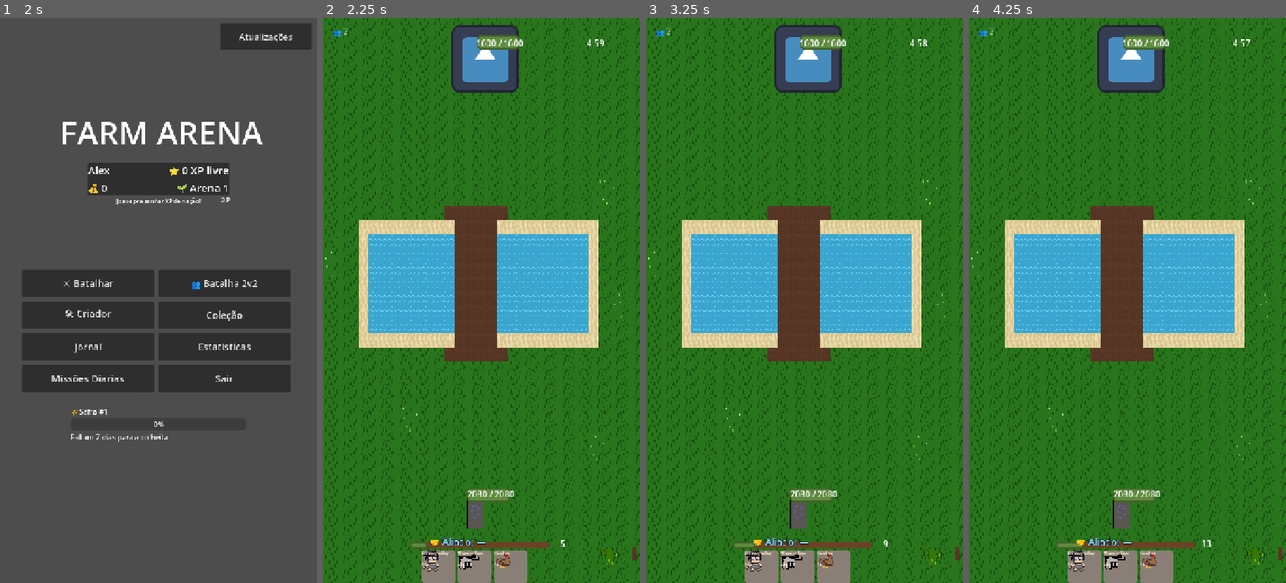
Above: before the commit, frames 1-4 (left to right).
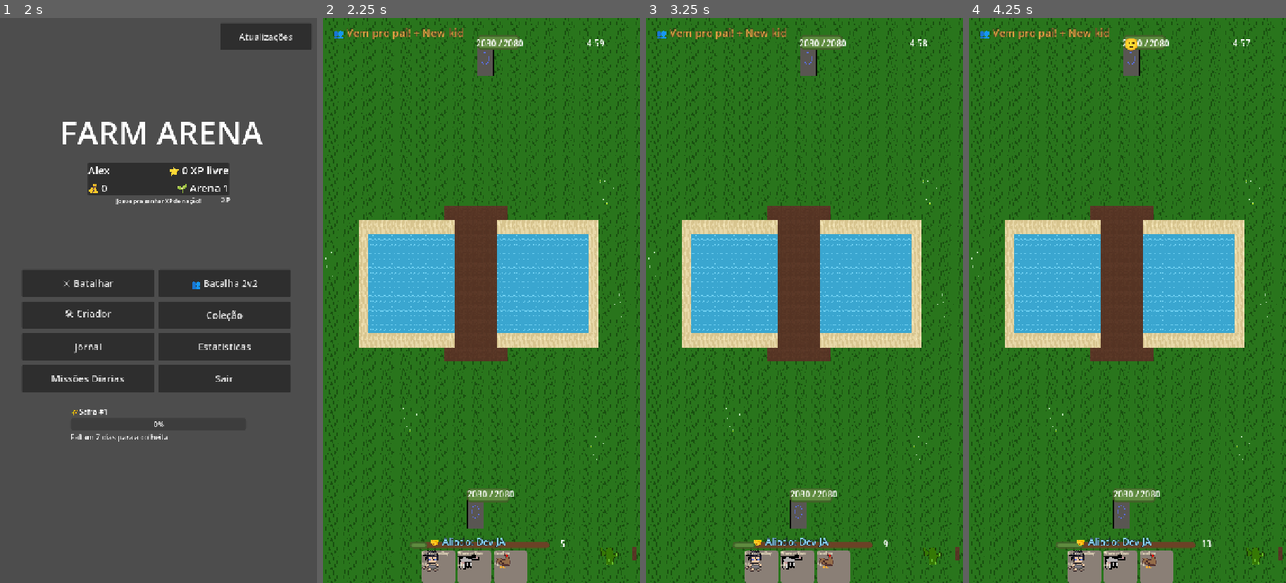
Above: after the commit, the same moments.

Repository: Generadevde/farmarena
Game: Godot game, scene res://Scenes/profile_setup.tscn
The game is run twice, just before and just after one commit, with the same random seed, the same clock (stepped at 60 frames per second) and the same inputs. The engine's default icon, where the game draws it, is replaced by a stand-in: a white triangle on a blue panel in a dark square.
Inputs (mouse positions are in pixels of both pictures, inside the frame that each line leads up to):
- Up to frame 1 (2 s): click (148, 362) at 0.52 s; type "Alex" at 0.6 s; click "Criar" at 1.25 s
- Up to frame 2 (2.25 s): click "👥 Batalha 2v2" at 2 s
- Up to frame 3 (3.25 s): tap Enter at 2.75 s; move the mouse to (874, 272) at 2.77 s; click (874, 272) at 2.92 s
- Up to frame 4 (4.25 s): tap Space at 3.5 s; drag from (1064, 328) to (1121, 515) at 3.52 s

Frame 1 is identical in both runs. In frame 2, 2.6% of the frame differs, in the area x 3-62%, y 1-94%; in frame 3, 2.6%; in frame 4, 2.7%.
Error before the commit: Invalid assignment of property or key 'deck' with value of type 'Array' on a base object of type 'Resource (AIProfile)'. (res://AI/bot_learning.gd:170)

Commit message:
Corrige bot sem deck (não jogava carta e ficava com base genérica); custo 0-100; desenho em tela própria; todas as habilidades no Criador
Co-Authored-By: Claude Opus 5.5 <noreply@anthropic.com>
Claude-Session: https://claude.ai/code/session_01F2c9wwKpd4XWAaAeM55Dzi

Diff:
--- a/AI/battle_brain.gd
+++ b/AI/battle_brain.gd
@@ -18,8 +18,9 @@
 
 static var debug_log := false  # ligado só pelo teste automático do GitHub (ci/)
 
-const MIN_THREAT_PRESSURE = 0.8      # abaixo disso não é ameaça, é unidade perdida
-const SERIOUS_THREAT_PRESSURE = 4.0  # "ataque de verdade" -- vale gastar pesado
+# pressão é medida na escala de custo do jogo (0-100)
+const MIN_THREAT_PRESSURE = 8.0      # abaixo disso não é ameaça, é unidade perdida
+const SERIOUS_THREAT_PRESSURE = 40.0  # "ataque de verdade" -- vale gastar pesado
 const SPELL_VALUE_RATIO = 0.9        # feitiço só sai se gerar >= 90% do próprio custo em valor
 const OFFENSIVE_SPELL_VALUE_RATIO = 1.15  # sem ameaça, exige mais (não é urgente)
 
@@ -133,7 +134,7 @@
 				var max_hp = body.max_hp if "max_hp" in body else 1000
 				var hp = body.hp if "hp" in body else max_hp
 				# vale MUITO se finaliza; senão vale pouco
-				value += 50.0 if base_dmg >= hp else base_dmg / 60.0
+				value += 500.0 if base_dmg >= hp else base_dmg / 6.0
 			continue
 		if !is_unit(body):
 			continue
@@ -229,7 +230,7 @@
 				if card.spell_data != null:
 					var sup = best_spell_target(tree, card.spell_data, my_team)
 					if sup["value"] >= card.cost * SPELL_VALUE_RATIO:
-						score = sup["value"] - card.cost * 0.5
+						score = (sup["value"] - card.cost * 0.5) / 10.0
 						pos = sup["pos"]
 					else:
 						continue
@@ -242,7 +243,7 @@
 				v = max(v, v2)
 				if v < card.cost * SPELL_VALUE_RATIO:
 					continue
-				score = v * 1.3 - card.cost * 0.4
+				score = (v * 1.3 - card.cost * 0.4) / 10.0
 		else:
 			if !_card_threat_fit(card, threats):
 				continue
@@ -258,8 +259,8 @@
 				score += 1.0  # puxa a ameaça pra longe da base
 			# custo coerente com o tamanho do ataque: nem mandar a carta
 			# mais cara contra 1 enxamezinho, nem mandar 1 elixir contra tanque
-			var ideal_cost = clamp(threats["pressure"] * 0.9, 1.5, 8.0)
-			score -= abs(card.cost - ideal_cost) * 0.45
+			var ideal_cost = clamp(threats["pressure"] * 0.9, 15.0, 80.0)
+			score -= abs(card.cost - ideal_cost) * 0.045
 			if serious:
 				score += DeckBuilder.get_unit_stats(card).hp / 400.0 if stats != null else 0.0
 			pos = defensive_position(card, stats, primary, my_team, tree, spawn_area, battle)
--- a/AI/bot_learning.gd
+++ b/AI/bot_learning.gd
@@ -167,7 +167,7 @@
 				known_paths.append(card.resource_path)
 		data["known_card_paths"] = known_paths
 		profile.known_cards = _load_deck(known_paths)
-		profile.deck = []  # força remontar com o estilo novo logo abaixo
+		profile.deck.clear()  # força remontar com o estilo novo logo abaixo (lista tipada: clear, não = [])
 		data.erase("favorite_card_path")
 		known_changed = true
 
--- a/AI/deck_builder.gd
+++ b/AI/deck_builder.gd
@@ -106,12 +106,13 @@
 
 
 static func _curve_score(cost: int, curve: int) -> float:
+	var c = cost / 10.0  # custo do jogo vai de 0 a 100
 	match curve:
 		CURVE_CHEAP:
-			return 2.0 - abs(cost - 2.5) * 0.6
+			return 2.0 - abs(c - 2.5) * 0.6
 		CURVE_HEAVY:
-			return 2.0 - abs(cost - 5.5) * 0.5
-	return 2.0 - abs(cost - 4.0) * 0.5
+			return 2.0 - abs(c - 5.5) * 0.5
+	return 2.0 - abs(c - 4.0) * 0.5
 
 
 # quanto essa carta "combina" com o estilo do bot e com o que já foi escolhido
--- a/creator/card_generator.gd
+++ b/creator/card_generator.gd
@@ -57,7 +57,7 @@
 
 	var is_spell = (kind == 2) or (kind == 0 and rng.randf() < 0.18)
 	if cost <= 0:
-		cost = rng.randi_range(1, 7)
+		cost = rng.randi_range(2, 14) * 5  # 10 a 70, igual às cartas do jogo
 	if role < 0:
 		role = rng.randi() % CardData.CardRole.size()
 		if is_spell and !(role in [CardData.CardRole.PUNICAO, CardData.CardRole.CONTROLE, CardData.CardRole.SUPORTE, CardData.CardRole.FINALIZADOR]):
@@ -72,16 +72,17 @@
 
 	if is_spell:
 		_fill_spell(pack["spell"], role, cost, rng)
-		card.danger_level = clamp(cost + 1, 1, 10)
+		card.danger_level = clamp(int(cost / 10.0) + 1, 1, 10)
 		card.description = "Feitiço gerado aleatoriamente."
 	else:
 		_fill_unit(pack["stats"], role, cost, rng)
-		card.danger_level = clamp(int(cost * 1.2 + rng.randi_range(-1, 1)), 1, 10)
+		card.danger_level = clamp(int(cost / 10.0 * 1.2 + rng.randi_range(-1, 1)), 1, 10)
 		card.description = "Carta gerada aleatoriamente. Categoria: %s." % CardData.role_name(role)
 	return pack
 
 
 static func _fill_spell(sp: SpellData, role: int, cost: int, rng: RandomNumberGenerator):
+	var cu = cost / 10.0  # custo em "elixir" (0-10) -- o recurso do jogo vai de 0 a 100
 	sp.radius = rng.randf_range(55.0, 100.0)
 	sp.affects_enemies = true
 	sp.affects_allies = false
@@ -90,17 +91,17 @@
 			sp.affects_enemies = false
 			sp.affects_allies = true
 			sp.damage = 0
-			sp.heal_amount = int(cost * rng.randf_range(35.0, 55.0))
+			sp.heal_amount = int(cu * rng.randf_range(35.0, 55.0))
 			sp.duration = 3.0
 			sp.tick_interval = 0.5
 		CardData.CardRole.CONTROLE:
-			sp.damage = int(cost * rng.randf_range(15.0, 30.0))
+			sp.damage = int(cu * rng.randf_range(15.0, 30.0))
 			sp.status_effect = [UnitData.OnHitEffect.SLOW, UnitData.OnHitEffect.STUN, UnitData.OnHitEffect.FREEZE][rng.randi() % 3]
 			sp.status_effect_strength = 0.4
 			sp.duration = rng.randf_range(2.0, 4.0)
 			sp.tick_interval = 0.5
 		_:
-			sp.damage = int(cost * rng.randf_range(70.0, 100.0))
+			sp.damage = int(cu * rng.randf_range(70.0, 100.0))
 			sp.duration = 0.0
 	sp.base_damage_multiplier = 0.12 if role != CardData.CardRole.FINALIZADOR else 0.35
 	sp.radius = round(sp.radius / 5.0) * 5.0
@@ -163,7 +164,7 @@
 			st.is_ranged = true
 			st.attack_range = 100.0
 			st.can_heal_allies = true
-			st.heal_aura_amount = int(cost * 4)
+			st.heal_aura_amount = int(cost / 10.0 * 4)
 			st.heal_aura_radius = 80.0
 			hp_share = 0.6
 			budget *= 0.8  # a cura "paga" parte do orçamento
@@ -188,7 +189,7 @@
 			# invoca uma unidade barata que já existe no jogo
 			var pool: Array = []
 			for c in CardDatabase.all_cards:
-				if c != null and !c.is_spell() and c.unit_scene != null and c.cost <= 3:
+				if c != null and !c.is_spell() and c.unit_scene != null and c.cost <= 30:
 					var cs = DeckBuilder.get_unit_stats(c)
 					if cs != null and cs.unit_type != UnitData.UnitType.BUILDING and !cs.spawns_units:
 						pool.append(c)
--- a/creator/creator_menu.gd
+++ b/creator/creator_menu.gd
@@ -41,6 +41,7 @@
 	add_child(bg)
 
 	var margin = MarginContainer.new()
+	_main_ui = margin
 	margin.set_anchors_preset(Control.PRESET_FULL_RECT)
 	for side in ["left", "right"]:
 		margin.add_theme_constant_override("margin_" + side, 14)
@@ -100,6 +101,21 @@
 
 
 var _open_editor: Node = null
+var _main_ui: Control
+
+
+# o desenho abre como uma TELA SEPARADA: esconde o criador inteiro enquanto
+# desenha (antes um ficava por cima do outro e não dava pra desenhar)
+func _open_pixel_editor(img: Image, title: String, on_done: Callable):
+	_main_ui.visible = false
+	var ed = PixelEditor.open(self, img, title)
+	_open_editor = ed
+	ed.finished.connect(on_done)
+	ed.tree_exited.connect(func():
+		if is_instance_valid(_main_ui):
+			_main_ui.visible = true
+		_open_editor = null
+	)
 
 
 func _on_back():
@@ -217,11 +233,11 @@
 	gen_opts.add_child(role)
 	var cost_names = ["Custo aleatório"]
 	for c in range(1, 11):
-		cost_names.append("Custo %d" % c)
+		cost_names.append("Custo %d" % (c * 10))
 	var cost = _option(cost_names, _gen_cost, func(i): _gen_cost = i)
 	gen_opts.add_child(cost)
 	gen.add_child(_button("🎲 Gerar carta", func():
-		var pack = CardGenerator.generate_card(_gen_kind, _gen_role, _gen_cost)
+		var pack = CardGenerator.generate_card(_gen_kind, _gen_role, _gen_cost * 10)
 		_open_card_form(pack)
 		_say("Carta gerada! Ajusta o que quiser e aperta Salvar.")
 	))
@@ -288,6 +304,10 @@
 		_section("Unidade")
 		for f in CustomContent.UNIT_FIELDS:
 			_field(_work["stats"], f)
+		_section("Habilidades e efeitos (todas)")
+		_field_box.add_child(_label("Liga a habilidade e ajusta os números logo abaixo dela.", 14))
+		for f in CustomContent.unit_extra_fields():
+			_field(_work["stats"], f)
 
 	_body.add_child(_power_hint())
 	_form_buttons(_save_card, CustomContent.is_custom(card), CustomContent.has_override(card),
@@ -310,7 +330,8 @@
 	var card: CardData = _orig["card"]
 	CustomContent.apply_snapshot(card, CustomContent.snapshot(_work["card"], CustomContent.CARD_FIELDS), CustomContent.CARD_FIELDS)
 	if _orig["stats"] != null and _work["stats"] != null:
-		CustomContent.apply_snapshot(_orig["stats"], CustomContent.snapshot(_work["stats"], CustomContent.UNIT_FIELDS), CustomContent.UNIT_FIELDS)
+		var uf = CustomContent.all_unit_fields()
+		CustomContent.apply_snapshot(_orig["stats"], CustomContent.snapshot(_work["stats"], uf), uf)
 	if _orig["spell"] != null and _work["spell"] != null:
 		CustomContent.apply_snapshot(_orig["spell"], CustomContent.snapshot(_work["spell"], CustomContent.SPELL_FIELDS), CustomContent.SPELL_FIELDS)
 	_orig["image"] = _work["image"]
@@ -522,9 +543,7 @@
 	row.add_child(col)
 	col.add_child(_label(title + " (%dx%d)" % [art_size.x, art_size.y], 16))
 	col.add_child(_button("🎨 Desenhar", func():
-		var ed = PixelEditor.open(self, _work["image"], title)
-		_open_editor = ed
-		ed.finished.connect(func(img: Image):
+		_open_pixel_editor(_work["image"], title, func(img: Image):
 			if !is_instance_valid(_art_rect) or _work.is_empty():
 				return
 			_work["image"] = img
@@ -582,7 +601,7 @@
 	var kind: String = f[2]
 	var opts: Array = f[3]
 	var value = obj.get(prop)
-	if value == null and kind != "text" and kind != "multiline":
+	if value == null and kind != "text" and kind != "multiline" and kind != "scene":
 		return  # propriedade não existe nesse tipo de recurso
 	var row = HBoxContainer.new()
 	row.add_theme_constant_override("separation", 8)
@@ -624,6 +643,17 @@
 		"enum":
 			row.add_child(_field_label(f[1]))
 			row.add_child(_option(opts, int(value), func(i): obj.set(prop, i)))
+		"scene":
+			# escolhe a unidade entre as cartas de unidade do jogo
+			row.add_child(_field_label(f[1]))
+			var scenes: Array = [null]
+			var names: Array = ["(nenhuma)"]
+			for c in CardDatabase.all_cards:
+				if c != null and c.unit_scene != null and !scenes.has(c.unit_scene):
+					scenes.append(c.unit_scene)
+					names.append(c.card_name)
+			var sel = max(scenes.find(value), 0)
+			row.add_child(_option(names, sel, func(i): obj.set(prop, scenes[i])))
 		"int", "float":
 			row.add_child(_field_label(f[1]))
 			row.add_child(_stepper(value, opts[0], opts[1], opts[2], func(v):
--- a/creator/custom_content.gd
+++ b/creator/custom_content.gd
@@ -37,7 +37,7 @@
 
 const CARD_FIELDS = [
 	["card_name", "Nome", "text", []],
-	["cost", "Custo", "int", [1, 10, 1]],
+	["cost", "Custo (0 a 100, igual a barra de recurso)", "int", [5, 100, 5]],
 	["role", "Categoria", "enum", ROLE_NAMES],
 	["danger_level", "Perigo (pra IA)", "int", [1, 10, 1]],
 	["description", "Descrição", "multiline", []],
@@ -78,6 +78,131 @@
 	["lifesteal_percent", "Roubo de vida (0-1)", "float", [0.0, 1.0, 0.05]],
 ]
 
+# TODOS os outros campos do UnitData (habilidades/efeitos) -- a lista é
+# montada sozinha a partir do próprio recurso (unit_extra_fields), esses são
+# só os nomes em português. Campo novo que você criar no UnitData aparece
+# sozinho no Criador, com o nome técnico mesmo.
+const UNIT_EXTRA_LABELS = {
+	"spawns_disguised": "Nasce disfarçada (revela no 1º ataque)",
+	"charge_attack": "Golpe carregado (anda e bate forte)",
+	"charge_distance_needed": "Distância pra carregar",
+	"charge_damage_multiplier": "Multiplicador do golpe carregado",
+	"charge_knockback_distance": "Empurrão do golpe carregado",
+	"bandit_dash": "Avanço instantâneo (1x)",
+	"dash_speed_multiplier": "Velocidade do avanço",
+	"dash_duration": "Duração do avanço",
+	"projectile_pierces": "Projétil atravessa",
+	"projectile_max_targets": "Máx. alvos atravessados",
+	"projectile_splits": "Projétil se divide",
+	"projectile_split_count": "Pedaços da divisão",
+	"projectile_split_range": "Alcance da divisão",
+	"projectile_chains": "Projétil em cadeia (pula)",
+	"projectile_chain_max_targets": "Máx. pulos da cadeia",
+	"projectile_chain_range": "Alcance do pulo",
+	"initial_stun_duration": "Atordoado ao nascer (s)",
+	"on_hit_effect_tick_interval": "Intervalo do efeito (veneno)",
+	"knockback_distance": "Distância do empurrão/puxão",
+	"mastery_effect": "Efeito de maestria (nível 7+)",
+	"mastery_effect_duration": "Duração da maestria",
+	"mastery_effect_strength": "Força da maestria",
+	"mastery_effect_tick_interval": "Intervalo da maestria",
+	"heal_aura_interval": "Intervalo da cura",
+	"spawns_units": "Invoca unidades",
+	"spawn_unit_scene": "Unidade invocada",
+	"spawn_interval": "Invoca a cada (s)",
+	"spawn_count": "Quantas invoca",
+	"spawns_on_death": "Invoca ao morrer",
+	"death_spawn_scene": "Unidade que surge ao morrer",
+	"death_spawn_count": "Quantas surgem ao morrer",
+	"generates_resource": "Gera recurso",
+	"resource_per_tick": "Recurso por pulso",
+	"resource_tick_interval": "Intervalo do recurso",
+	"stores_resource": "Aumenta limite de recurso",
+	"storage_capacity_bonus": "Limite extra",
+	"steals_resource_on_base_hit": "Rouba recurso ao bater na base",
+	"resource_steal_amount": "Quanto rouba",
+	"summons_on_attack": "Invoca ao atacar",
+	"attack_summon_scene": "Unidade invocada no ataque",
+	"attack_summon_chance": "Chance de invocar (0-1)",
+	"first_attack_bonus": "Primeiro ataque mais forte",
+	"first_attack_multiplier": "Multiplicador do 1º ataque",
+	"ramping_damage": "Dano cresce a cada golpe",
+	"ramping_damage_per_hit": "Aumento por golpe",
+	"ramping_damage_max_multiplier": "Máximo do aumento",
+	"same_target_ramping_damage": "Dano cresce no mesmo alvo",
+	"same_target_ramping_damage_per_hit": "Aumento por golpe (mesmo alvo)",
+	"same_target_ramping_damage_max_multiplier": "Máximo (mesmo alvo)",
+	"distance_damage_bonus_per_100px": "Dano extra por distância (a cada 100px)",
+	"ramping_attack_speed": "Ataca cada vez mais rápido",
+	"attack_speed_ramp_per_hit": "Aceleração por golpe",
+	"attack_speed_ramp_min_multiplier": "Limite da aceleração",
+	"pre_attack_speed_boost": "Acelera ao achar alvo",
+	"pre_attack_boost_multiplier": "Multiplicador da aceleração",
+	"pre_attack_boost_duration": "Duração da aceleração",
+	"entrance_rage_duration": "Fúria ao entrar (s)",
+	"entrance_rage_damage_mult": "Dano na fúria de entrada",
+	"entrance_rage_speed_mult": "Velocidade na fúria de entrada",
+	"entrance_shockwave_damage": "Onda de choque ao entrar (dano)",
+	"entrance_shockwave_radius": "Raio da onda de choque",
+	"execute_threshold": "Executa alvo com vida abaixo de (0-1)",
+	"execute_damage_mult": "Dano da execução",
+	"low_hp_rage_threshold": "Fúria com vida abaixo de (0-1)",
+	"low_hp_rage_damage_mult": "Dano na fúria de vida baixa",
+	"continuous_attack": "Ataque contínuo (raio/lança-chamas)",
+	"continuous_damage_per_second": "Dano por segundo contínuo",
+	"spin_attack": "Ataque giratório (360°)",
+	"frontal_cone_attack": "Ataque em cone",
+	"cone_angle_degrees": "Ângulo do cone",
+	"aoe_hits_extra_one": "Acerta +1 alvo extra",
+	"has_shield": "Tem escudo",
+	"shield_amount": "Escudo",
+	"shield_recharge_time": "Escudo recarrega após (s)",
+	"has_temp_shield": "Escudo temporário",
+	"temp_shield_amount": "Escudo temporário (valor)",
+	"temp_shield_duration": "Duração do escudo temporário",
+	"is_linked": "Vida compartilhada com o grupo",
+	"link_share_percent": "Fração compartilhada",
+	"can_resurrect": "Ressuscita 1x",
+	"resurrect_hp_percent": "Vida ao ressuscitar (0-1)",
+	"taunt_radius": "Raio da provocação",
+	"immune_to_effect": "Imune ao efeito",
+	"immune_to_knockback": "Imune a empurrão",
+	"immune_to_pull": "Imune a puxão",
+	"counter_attack_chance": "Chance de contra-ataque (0-1)",
+	"reflects_damage": "Reflete dano",
+	"reflect_damage_percent": "Fração refletida",
+	"passive_regen": "Regenera vida",
+	"regen_amount": "Regeneração",
+	"regen_interval": "Intervalo da regeneração",
+	"heals_on_kill": "Cura ao matar",
+	"heal_on_kill_amount": "Cura ao matar (valor)",
+	"converts_kills_to_gold": "Ganha ouro ao matar",
+	"gold_per_kill": "Ouro por abate",
+	"landing_duration": "Tempo pousando (reforço aéreo)",
+	"can_stealth": "Fica invisível",
+	"stealth_reveal_range": "Distância que revela",
+	"immune_while_moving": "Imune enquanto anda",
+	"spawn_invulnerability_duration": "Invulnerável ao nascer (s)",
+	"extra_damage_vs_role": "Dano extra contra categoria",
+	"extra_damage_vs_role_mult": "Dano extra (0.5 = +50%)",
+	"deals_arrival_damage": "Dano ao chegar",
+	"arrival_damage": "Dano de chegada",
+	"arrival_damage_radius": "Raio do dano de chegada",
+	"transforms_into_building": "Vira construção",
+	"transform_after_seconds": "Vira depois de (s)",
+	"transformed_scene": "Construção em que se transforma",
+	"can_clone": "Se clona",
+	"clone_hp_percent": "Vida do clone (0-1)",
+	"clone_count": "Quantos clones",
+	"grants_resource_on_death": "Dá recurso ao morrer",
+	"death_resource_amount": "Recurso ao morrer",
+	"can_convert_enemy": "Converte inimigo",
+	"convert_max_targets": "Máx. conversões",
+}
+
+# campos que não fazem sentido no formulário (já estão acima ou são imagem)
+const UNIT_SKIP = ["role", "projectile_texture"]
+
 const SPELL_FIELDS = [
 	["radius", "Raio", "float", [10.0, 400.0, 5.0]],
 	["damage", "Dano", "int", [0, 5000, 5]],
@@ -112,6 +237,51 @@
 	["effect_strength", "Força do efeito", "float", [0.0, 500.0, 0.05]],
 ]
 
+var _extra_fields_cache: Array = []
+
+
+# gera a lista [prop, rótulo, tipo, opções] de TODO campo exportado do
+# UnitData que não está em UNIT_FIELDS
+func unit_extra_fields() -> Array:
+	if !_extra_fields_cache.is_empty():
+		return _extra_fields_cache
+	var base: Dictionary = {}
+	for f in UNIT_FIELDS:
+		base[f[0]] = true
+	var probe = UnitData.new()
+	for p in probe.get_property_list():
+		var pname: String = p["name"]
+		if base.has(pname) or pname in UNIT_SKIP:
+			continue
+		if !(p["usage"] & PROPERTY_USAGE_SCRIPT_VARIABLE) or !(p["usage"] & PROPERTY_USAGE_EDITOR):
+			continue
+		var label = UNIT_EXTRA_LABELS.get(pname, pname.replace("_", " ").capitalize())
+		match p["type"]:
+			TYPE_BOOL:
+				_extra_fields_cache.append([pname, label, "bool", []])
+			TYPE_INT:
+				if p["hint"] == PROPERTY_HINT_ENUM:
+					var opts: Array = []
+					for item in String(p["hint_string"]).split(","):
+						opts.append(item.split(":")[0].strip_edges())
+					if pname.ends_with("effect"):
+						opts = Array(EFFECT_NAMES)
+					_extra_fields_cache.append([pname, label, "enum", opts])
+				else:
+					_extra_fields_cache.append([pname, label, "int", [0, 100000, 1]])
+			TYPE_FLOAT:
+				_extra_fields_cache.append([pname, label, "float", [0.0, 100000.0, 0.05]])
+			TYPE_OBJECT:
+				if p["hint_string"] == "PackedScene":
+					_extra_fields_cache.append([pname, label, "scene", []])
+	return _extra_fields_cache
+
+
+# todos os campos de unidade (básicos + habilidades) -- usado pra salvar edição
+func all_unit_fields() -> Array:
+	return UNIT_FIELDS + unit_extra_fields()
+
+
 var custom_cards: Array[CardData] = []
 var custom_bases: Array[BaseData] = []
 var _overrides: Dictionary = {"cards": {}, "bases": {}}
@@ -215,14 +385,23 @@
 static func snapshot(obj: Object, fields: Array) -> Dictionary:
 	var d = {}
 	for f in fields:
-		d[f[0]] = obj.get(f[0])
+		var v = obj.get(f[0])
+		if f[2] == "scene":
+			v = "res:" + (v.resource_path if v is Resource else "")
+		d[f[0]] = v
 	return d
 
 
 static func apply_snapshot(obj: Object, data: Dictionary, fields: Array):
 	for f in fields:
-		if data.has(f[0]):
-			set_prop(obj, f[0], data[f[0]])
+		if !data.has(f[0]):
+			continue
+		var v = data[f[0]]
+		if f[2] == "scene":
+			var path = String(v).trim_prefix("res:")
+			obj.set(f[0], load(path) if path != "" and ResourceLoader.exists(path) else null)
+		else:
+			set_prop(obj, f[0], v)
 
 
 func is_custom(res: Resource) -> bool:
@@ -260,7 +439,7 @@
 func make_blank_card(is_spell: bool) -> Dictionary:
 	var card = CardData.new()
 	card.card_name = "Nova carta"
-	card.cost = 3
+	card.cost = 30
 	card.role = CardData.CardRole.VERSATIL
 	card.danger_level = 3
 	card.description = ""
@@ -389,7 +568,7 @@
 	var entry: Dictionary = _overrides["cards"].get(path, {})
 	entry["card"] = snapshot(card, CARD_FIELDS)
 	if pack["stats"] != null:
-		entry["unit"] = snapshot(pack["stats"], UNIT_FIELDS)
+		entry["unit"] = snapshot(pack["stats"], all_unit_fields())
 	if pack["spell"] != null:
 		entry["spell"] = snapshot(pack["spell"], SPELL_FIELDS)
 	if image_changed:
@@ -410,7 +589,7 @@
 		apply_snapshot(card, o["card"], CARD_FIELDS)
 		var stats = DeckBuilder.get_unit_stats(card)
 		if stats != null and o.has("unit"):
-			apply_snapshot(stats, o["unit"], UNIT_FIELDS)
+			apply_snapshot(stats, o["unit"], all_unit_fields())
 		if card.spell_data != null and o.has("spell"):
 			apply_snapshot(card.spell_data, o["spell"], SPELL_FIELDS)
 		if o.has("icon"):
@@ -430,7 +609,7 @@
 	var o = {"card": snapshot(card, CARD_FIELDS), "icon": card.icon}
 	var stats = DeckBuilder.get_unit_stats(card)
 	if stats != null:
-		o["unit"] = snapshot(stats, UNIT_FIELDS)
+		o["unit"] = snapshot(stats, all_unit_fields())
 	if card.spell_data != null:
 		o["spell"] = snapshot(card.spell_data, SPELL_FIELDS)
 	_originals[path] = o
@@ -574,7 +753,7 @@
 		apply_snapshot(card, entry.get("card", {}), CARD_FIELDS)
 		var stats = DeckBuilder.get_unit_stats(card)
 		if stats != null and entry.has("unit"):
-			apply_snapshot(stats, entry["unit"], UNIT_FIELDS)
+			apply_snapshot(stats, entry["unit"], all_unit_fields())
 			if stats.is_ranged and stats.projectile_texture == null:
 				stats.projectile_texture = default_projectile
 		if card.spell_data != null and entry.has("spell"):
--- a/creator/pixel_editor.gd
+++ b/creator/pixel_editor.gd
@@ -89,6 +89,7 @@
 
 	_canvas = Control.new()
 	_canvas.size_flags_vertical = Control.SIZE_EXPAND_FILL
+	_canvas.custom_minimum_size = Vector2(0, 360)
 	_canvas.size_flags_horizontal = Control.SIZE_EXPAND_FILL
 	_canvas.mouse_filter = Control.MOUSE_FILTER_STOP
 	_canvas.texture_filter = CanvasItem.TEXTURE_FILTER_NEAREST
@@ -98,16 +99,18 @@
 	root.add_child(_canvas)
 
 	# ferramentas
-	var tools = HBoxContainer.new()
-	tools.add_theme_constant_override("separation", 6)
+	var tools = HFlowContainer.new()  # quebra linha sozinho -- nada fica por cima de nada
+	tools.add_theme_constant_override("h_separation", 6)
+	tools.add_theme_constant_override("v_separation", 6)
 	root.add_child(tools)
 	_add_tool(tools, Tool.PENCIL, "✏️ Lápis")
 	_add_tool(tools, Tool.ERASER, "🧽 Borracha")
 	_add_tool(tools, Tool.FILL, "🪣 Balde")
 	_add_tool(tools, Tool.PICKER, "💧 Pegar cor")
 
-	var tools2 = HBoxContainer.new()
-	tools2.add_theme_constant_override("separation", 6)
+	var tools2 = HFlowContainer.new()  # quebra linha sozinho -- nada fica por cima de nada
+	tools2.add_theme_constant_override("h_separation", 6)
+	tools2.add_theme_constant_override("v_separation", 6)
 	root.add_child(tools2)
 	_mirror_button = _btn(tools2, "↔ Espelho: não", _toggle_mirror)
 	_btn(tools2, "# Grade", _toggle_grid)
@@ -116,20 +119,21 @@
 
 	# paleta
 	var pal_row = HBoxContainer.new()
+	pal_row.add_theme_constant_override("separation", 8)
 	root.add_child(pal_row)
 	_color_swatch = ColorRect.new()
-	_color_swatch.custom_minimum_size = Vector2(56, 56)
+	_color_swatch.custom_minimum_size = Vector2(64, 64)
 	_color_swatch.color = _color
 	pal_row.add_child(_color_swatch)
 	var grid = GridContainer.new()
-	grid.columns = 14
+	grid.columns = 10
 	grid.add_theme_constant_override("h_separation", 3)
 	grid.add_theme_constant_override("v_separation", 3)
 	grid.size_flags_horizontal = Control.SIZE_EXPAND_FILL
 	pal_row.add_child(grid)
 	for c in PALETTE:
 		var b = Button.new()
-		b.custom_minimum_size = Vector2(40, 40)
+		b.custom_minimum_size = Vector2(50, 50)
 		var sb = StyleBoxFlat.new()
 		sb.bg_color = c
 		sb.set_corner_radius_all(4)
@@ -139,15 +143,16 @@
 		b.pressed.connect(func(): _set_color(cc))
 		grid.add_child(b)
 	var picker = ColorPickerButton.new()
-	picker.custom_minimum_size = Vector2(56, 56)
+	picker.custom_minimum_size = Vector2(64, 64)
 	picker.text = "+"
 	picker.color = _color
 	picker.color_changed.connect(_set_color)
 	pal_row.add_child(picker)
 
 	# ações
-	var actions = HBoxContainer.new()
-	actions.add_theme_constant_override("separation", 6)
+	var actions = HFlowContainer.new()  # quebra linha sozinho -- nada fica por cima de nada
+	actions.add_theme_constant_override("h_separation", 6)
+	actions.add_theme_constant_override("v_separation", 6)
 	root.add_child(actions)
 	_btn(actions, "↶ Desfazer", _do_undo)
 	_btn(actions, "↷ Refazer", _do_redo)
@@ -190,7 +195,7 @@
 func _btn(parent: Node, text: String, cb: Callable) -> Button:
 	var b = Button.new()
 	b.text = text
-	b.custom_minimum_size = Vector2(0, 52)
+	b.custom_minimum_size = Vector2(160, 60)
 	b.size_flags_horizontal = Control.SIZE_EXPAND_FILL
 	b.add_theme_font_size_override("font_size", 16)
 	b.pressed.connect(cb)
